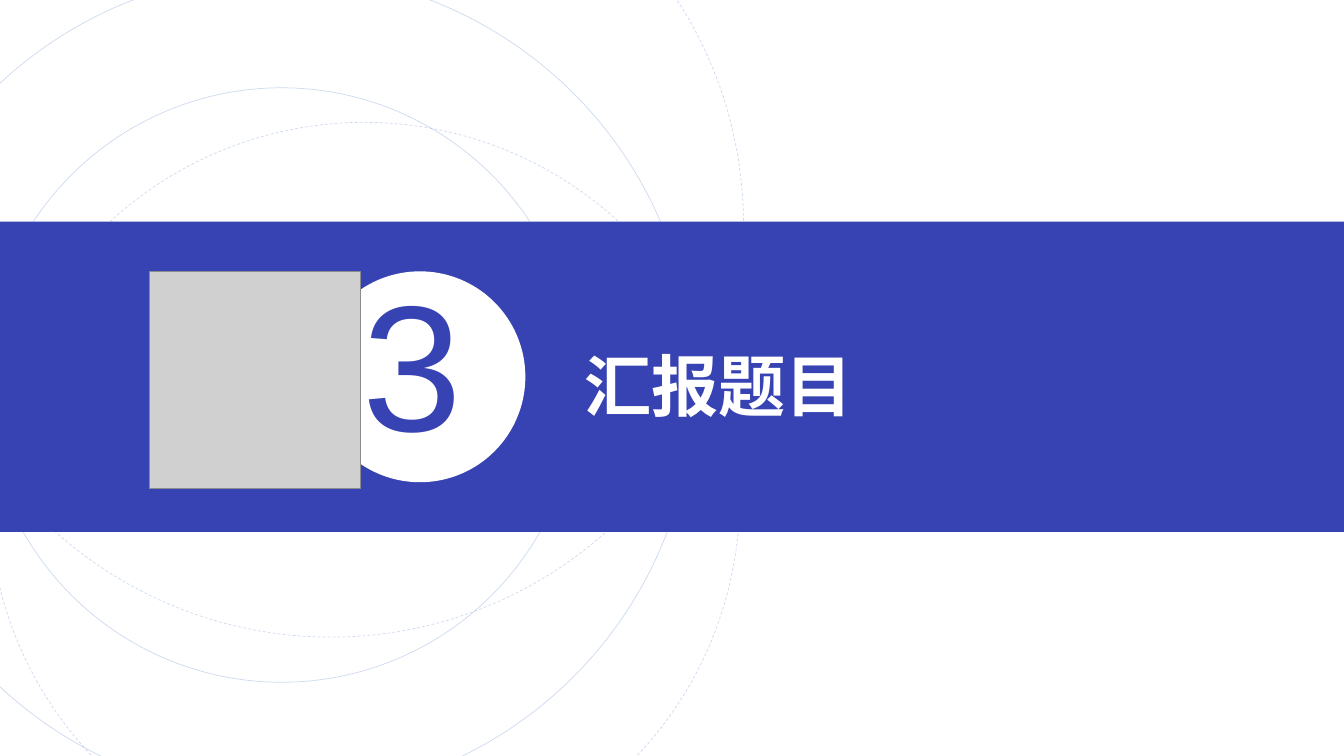
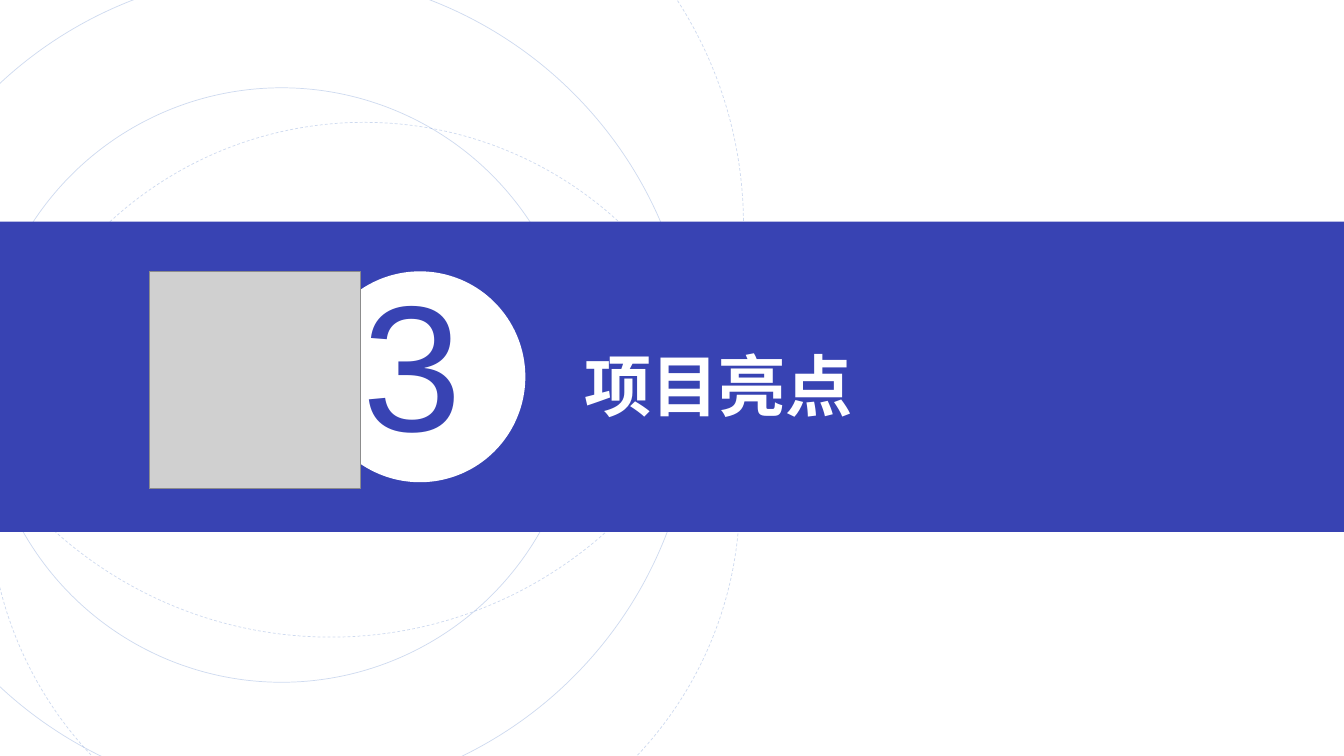
Before and after one commit to sangby/project, a slide deck: slide 7 of document/document/ppt/QG答辩汇报.pptx. Drawn at 1344x756 pixels with LibreOffice and Linux fonts; fonts in the diff are those of the drawing; grey boxes stand for pictures. Boxes give left, top, right and bottom in pixels: in the first picture for what was removed or moved away, otherwise in the second. Text is boxed around its words. In the diff, an @@ line names an element or a change of style, - is before the commit and + after.

```diff
--- a/document/document/ppt/QG答辩汇报.pptx
+++ b/document/document/ppt/QG答辩汇报.pptx
@@ text at box(584, 353, 853, 417): text changed @@
-汇报题目
+项目亮点
```
Also in this commit, not shown: 7 other slides changed, 6 slides added, 2 slides removed, 1 other file.
